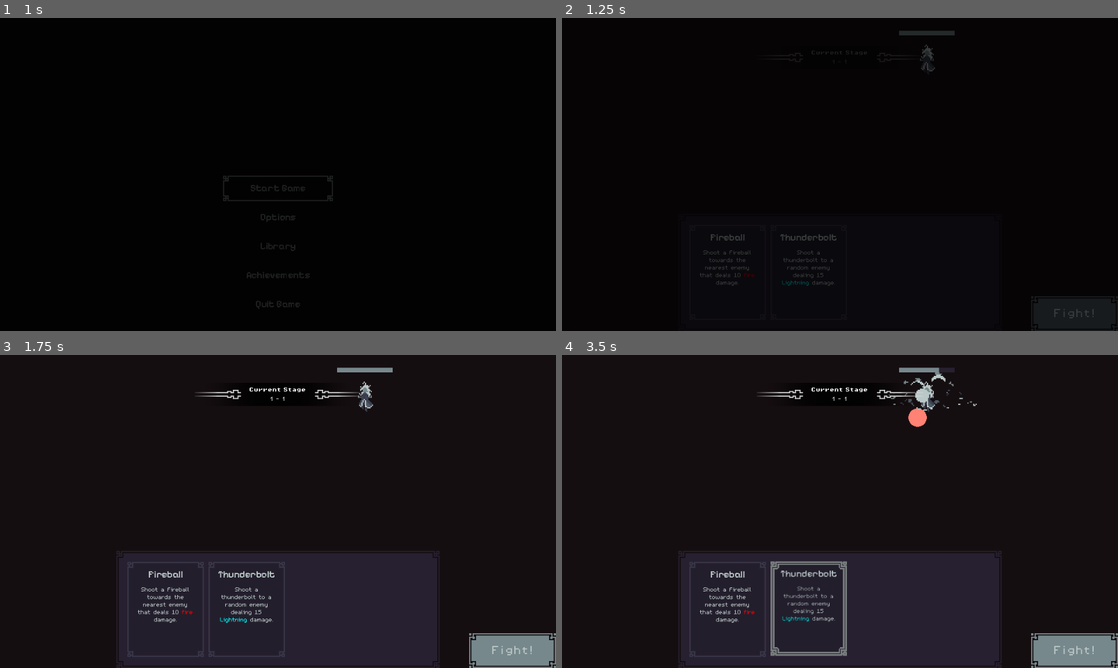
Above: before the commit, frames 1-4 (two rows, left to right).
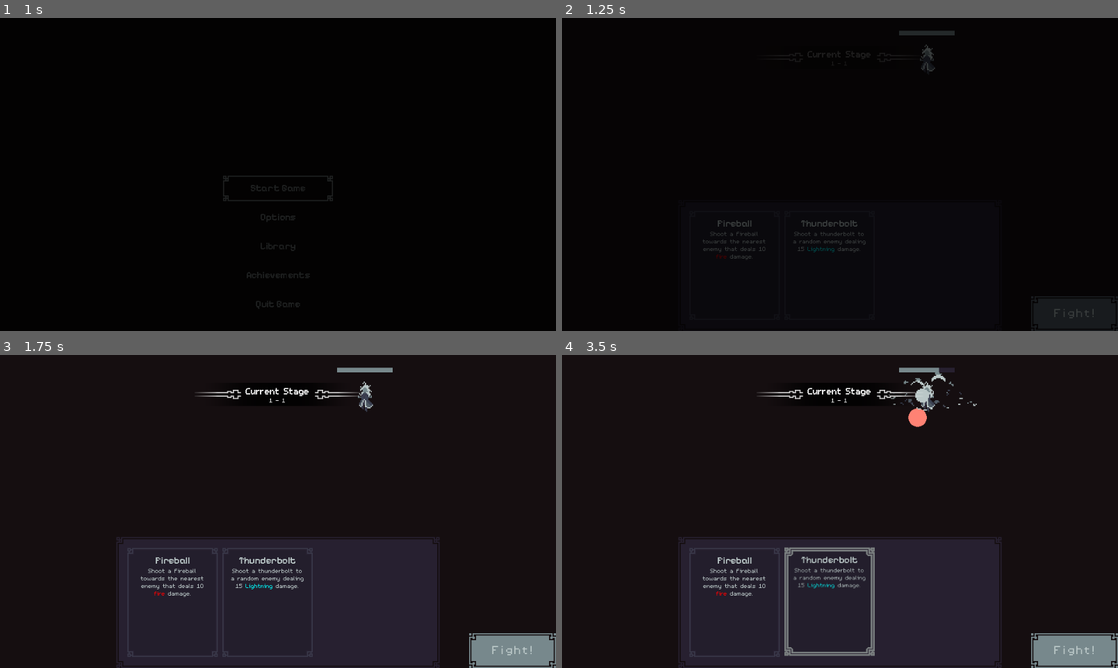
Above: after the commit, the same moments.

Repository: Jelmerrr/Grimoire
Game: Godot game, scene res://Scenes/TitleScreenScene.tscn
Same seed, same stepped clock (60 frames per second), same inputs: the game is played once before the commit and once after it.
Inputs:
- Up to frame 1 (1 s): click "Start Game" at 0.5 s
- Up to frame 2 (1.25 s): no input
- Up to frame 3 (1.75 s): click "Fight!" at 1.25 s
- Up to frame 4 (3.5 s): click "Fight!" at 2 s; click "Fight!" at 2.75 s

Frame 1 is identical in both runs. In frame 2, 0.9% of the frame differs, in the area x 24-56%, y 10-86%; in frame 3, 4.1%; in frame 4, 5.1%, in the area x 21-79%, y 10-97%.

Commit message:
Some more page container adjustments

Diff:
--- a/Scenes/BoardScene.tscn
+++ b/Scenes/BoardScene.tscn
@@ -15,6 +15,8 @@
 [node name="BoardScene" type="Node2D"]
 script = ExtResource("1_xnhc1")
 
+[node name="Camera2D" type="Camera2D" parent="."]
+
 [node name="Panel" type="Panel" parent="."]
 anchors_preset = 8
 anchor_left = 0.5
@@ -31,8 +33,6 @@
 size_flags_vertical = 3
 theme_override_styles/panel = SubResource("StyleBoxFlat_l56c8")
 
-[node name="Camera2D" type="Camera2D" parent="."]
-
 [node name="HUD" parent="." instance=ExtResource("2_jf025")]
 position = Vector2(-344, -237)
 
--- a/Scenes/UI/GrimoireUI.tscn
+++ b/Scenes/UI/GrimoireUI.tscn
@@ -43,7 +43,7 @@
 theme_override_constants/separation = 4
 
 [node name="PageScrollContainer" type="ScrollContainer" parent="PanelContainer/MarginContainer/PageVBox"]
-custom_minimum_size = Vector2(520, 164)
+custom_minimum_size = Vector2(520, 188)
 layout_mode = 2
 theme = ExtResource("4_lny7x")
 script = ExtResource("3_32588")
--- a/Scenes/UI/PagesContainerUI.tscn
+++ b/Scenes/UI/PagesContainerUI.tscn
@@ -17,13 +17,13 @@
 shader_parameter/add_margins = true
 
 [node name="PageContainer" type="Control"]
-custom_minimum_size = Vector2(132, 164)
+custom_minimum_size = Vector2(156, 188)
 layout_mode = 3
 anchors_preset = 15
 anchor_right = 1.0
 anchor_bottom = 1.0
-offset_right = -828.0
-offset_bottom = -376.0
+offset_right = -796.0
+offset_bottom = -344.0
 grow_horizontal = 2
 grow_vertical = 2
 script = ExtResource("1_4431p")
@@ -32,7 +32,7 @@
 material = SubResource("ShaderMaterial_ptmhp")
 
 [node name="PanelContainer" type="PanelContainer" parent="CanvasGroup"]
-custom_minimum_size = Vector2(132, 164)
+custom_minimum_size = Vector2(156, 188)
 offset_right = 128.0
 offset_bottom = 164.0
 mouse_filter = 2
@@ -43,7 +43,7 @@
 
 [node name="VBoxContainer" type="VBoxContainer" parent="CanvasGroup/PanelContainer/MarginContainer"]
 layout_mode = 2
-theme_override_constants/separation = 8
+theme_override_constants/separation = 0
 
 [node name="Page title" type="RichTextLabel" parent="CanvasGroup/PanelContainer/MarginContainer/VBoxContainer"]
 layout_mode = 2
@@ -60,12 +60,7 @@
 scroll_active = false
 horizontal_alignment = 1
 
-[node name="MarginContainer" type="MarginContainer" parent="CanvasGroup/PanelContainer/MarginContainer/VBoxContainer"]
-layout_mode = 2
-theme_override_constants/margin_left = 4
-theme_override_constants/margin_right = 4
-
-[node name="Page description" type="RichTextLabel" parent="CanvasGroup/PanelContainer/MarginContainer/VBoxContainer/MarginContainer"]
+[node name="Page description" type="RichTextLabel" parent="CanvasGroup/PanelContainer/MarginContainer/VBoxContainer"]
 layout_mode = 2
 mouse_filter = 1
 theme_override_colors/default_color = Color(0.7294118, 0.78039217, 0.78039217, 1)
@@ -82,5 +77,5 @@
 meta_underlined = false
 
 [connection signal="gui_input" from="." to="." method="_on_gui_input"]
-[connection signal="meta_hover_ended" from="CanvasGroup/PanelContainer/MarginContainer/VBoxContainer/MarginContainer/Page description" to="." method="_on_page_description_meta_hover_ended"]
-[connection signal="meta_hover_started" from="CanvasGroup/PanelContainer/MarginContainer/VBoxContainer/MarginContainer/Page description" to="." method="_on_page_description_meta_hover_started"]
+[connection signal="meta_hover_ended" from="CanvasGroup/PanelContainer/MarginContainer/VBoxContainer/Page description" to="." method="_on_page_description_meta_hover_ended"]
+[connection signal="meta_hover_started" from="CanvasGroup/PanelContainer/MarginContainer/VBoxContainer/Page description" to="." method="_on_page_description_meta_hover_started"]
--- a/Scenes/UI/StageTransitionUI.tscn
+++ b/Scenes/UI/StageTransitionUI.tscn
@@ -1,9 +1,8 @@
-[gd_scene load_steps=9 format=3 uid="uid://b8pvu2vwxalpg"]
+[gd_scene load_steps=8 format=3 uid="uid://b8pvu2vwxalpg"]
 
 [ext_resource type="Script" uid="uid://bdb2kr4526sud" path="res://Scripts/Controllers/SceneTransitionUIController.gd" id="1_4jvg3"]
 [ext_resource type="Theme" uid="uid://xhnxie8u8ncj" path="res://Assets/UI/Themes/StageTransitionTheme.tres" id="1_uucvn"]
-[ext_resource type="FontFile" uid="uid://djhpuwc8o5esm" path="res://Assets/UI/Font/PixelOperator8.ttf" id="2_mybvx"]
-[ext_resource type="FontFile" uid="uid://cq6k7a56rmitc" path="res://Assets/UI/Font/PixelOperator8-Bold.ttf" id="3_j6m7e"]
+[ext_resource type="FontFile" uid="uid://bqx6c8qhnkiyg" path="res://Assets/UI/Font/m5x7.ttf" id="3_7ajxj"]
 
 [sub_resource type="StyleBoxEmpty" id="StyleBoxEmpty_7lia3"]
 
@@ -165,16 +164,16 @@
 
 [node name="VBoxContainer" type="VBoxContainer" parent="VBoxContainer/GradientRect/TextHBoxContainer/TextMargin/MarginContainer"]
 layout_mode = 2
-theme_override_constants/separation = 8
+theme_override_constants/separation = 0
 alignment = 1
 
 [node name="Current Stage" type="RichTextLabel" parent="VBoxContainer/GradientRect/TextHBoxContainer/TextMargin/MarginContainer/VBoxContainer"]
 layout_mode = 2
 mouse_filter = 2
-theme_override_fonts/normal_font = ExtResource("2_mybvx")
-theme_override_fonts/bold_font = ExtResource("3_j6m7e")
-theme_override_font_sizes/normal_font_size = 12
-theme_override_font_sizes/bold_font_size = 8
+theme_override_fonts/normal_font = ExtResource("3_7ajxj")
+theme_override_fonts/bold_font = ExtResource("3_7ajxj")
+theme_override_font_sizes/normal_font_size = 16
+theme_override_font_sizes/bold_font_size = 24
 bbcode_enabled = true
 text = "[b]Current Stage[/b]"
 fit_content = true
@@ -183,8 +182,8 @@
 
 [node name="StageNumber" type="RichTextLabel" parent="VBoxContainer/GradientRect/TextHBoxContainer/TextMargin/MarginContainer/VBoxContainer"]
 layout_mode = 2
-theme_override_fonts/normal_font = ExtResource("2_mybvx")
-theme_override_font_sizes/normal_font_size = 8
+theme_override_fonts/normal_font = ExtResource("3_7ajxj")
+theme_override_font_sizes/normal_font_size = 16
 bbcode_enabled = true
 text = "1-2"
 fit_content = true
--- a/Scripts/Controllers/PagesContainerUIController.gd
+++ b/Scripts/Controllers/PagesContainerUIController.gd
@@ -3,12 +3,12 @@
 var dragging_node = null
 var dragging_panel = null
 var drag_offset = 0.0
-var threshold = 132
+var threshold = 156
 
 var interactable = true
 
 @onready var page_title: RichTextLabel = $"CanvasGroup/PanelContainer/MarginContainer/VBoxContainer/Page title"
-@onready var page_description: RichTextLabel = $"CanvasGroup/PanelContainer/MarginContainer/VBoxContainer/MarginContainer/Page description"
+@onready var page_description: RichTextLabel = $"CanvasGroup/PanelContainer/MarginContainer/VBoxContainer/Page description"
 @onready var canvas_group: CanvasGroup = $CanvasGroup
 
 var pageResource: PageResource
